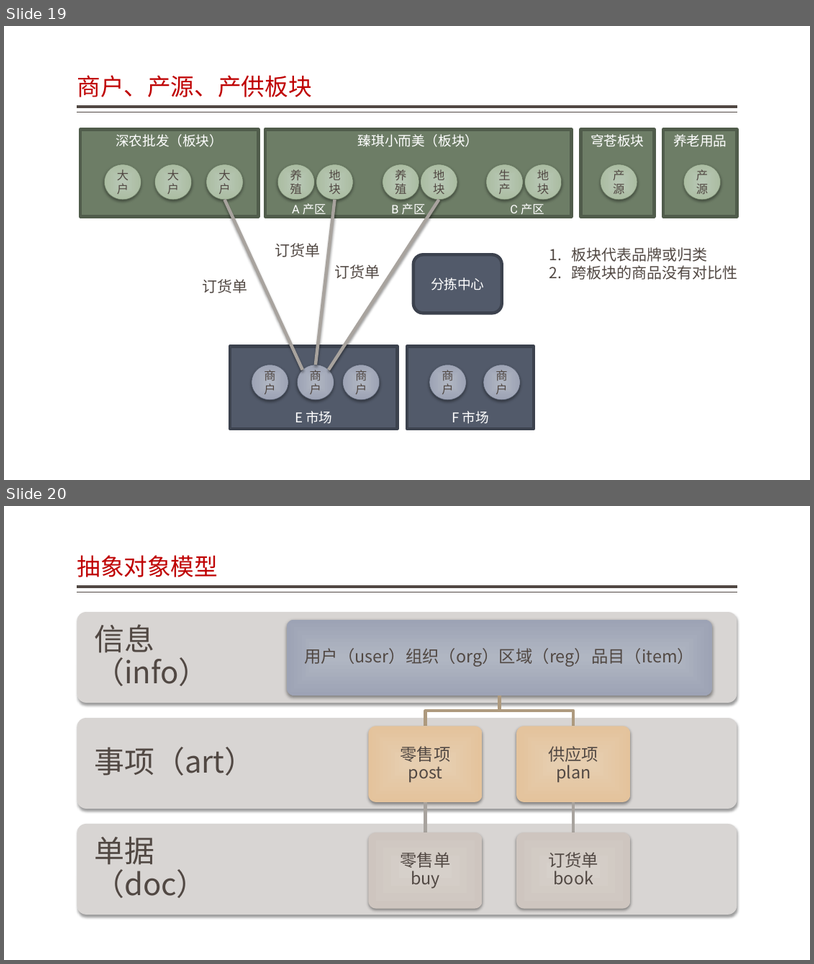
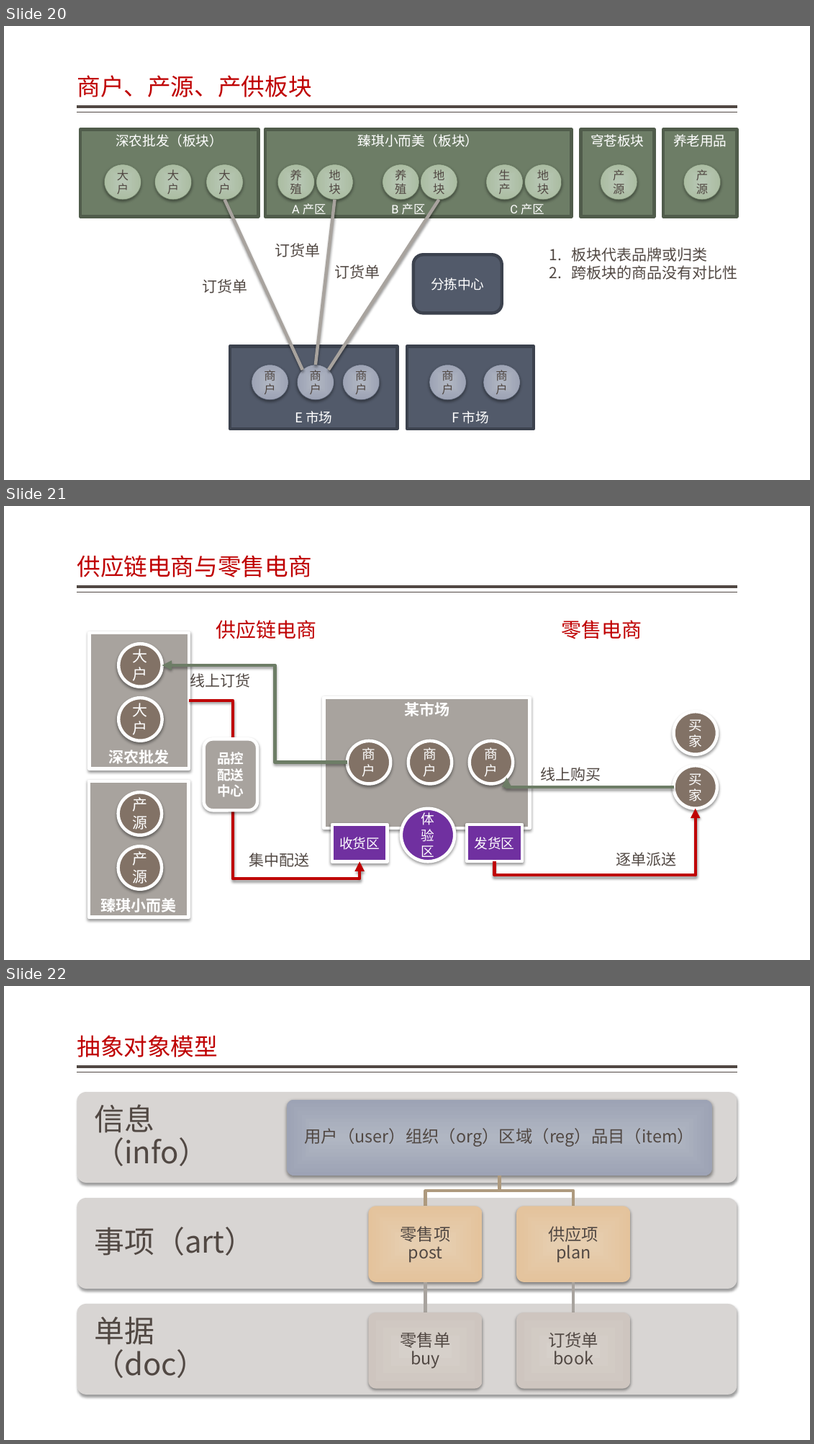
Before and after one commit to jzgi/chainsmart, a slide deck: Docs/品链应用参考设计.pptx. Shown one above the other, each under a label of ours: slides 19 and 20 before the commit, slides 20, 21 and 22 after it. The pictures are 814x964 and 814x1444 pixels, drawn with LibreOffice and Linux fonts; fonts in the diff are those of the drawing. Boxes give left, top, right and bottom in pixels: in the first picture for what was removed or moved away, otherwise in the second. Text is boxed around its words. In the diff, an @@ line names an element or a change of style, - is before the commit and + after.

```diff
--- a/Docs/品链应用参考设计.pptx
+++ b/Docs/品链应用参考设计.pptx
@@ slide 21 added at [4,506,810,960], background #FFFFFF; not listed: 2 template elements that a slide beside it also shows @@
@@ title added at [77,555,311,577], 28 pt, text #BF0102 @@
+供应链电商与零售电商
@@ rectangle added at [89,633,189,769], fill #A8A39E, outline #FFFFFF 3.82 pt, 18 pt, text #FFFFFF, bold @@
+深农批发
@@ text added at [216,620,316,639], 24 pt, text #BF0102 @@
+供应链电商
@@ text added at [562,620,643,639], 24 pt, text #BF0102 @@
+零售电商
@@ ellipse added at [119,644,162,687], fill #827266, outline #FFFFFF 3.82 pt, 18 pt, text #FFFFFF @@
+大户
@@ elbow arrow added from (347, 762) to (162, 665), #6D7D66 3.82 pt @@
@@ text added at [190,671,251,690], 18 pt, text #514843 @@
+线上订货
@@ ellipse added at [119,698,162,741], fill #827266, outline #FFFFFF 3.82 pt, 18 pt, text #FFFFFF @@
+大户
@@ rectangle added at [324,698,530,827], fill #A8A39E, outline #FFFFFF 3.82 pt, 18 pt, text #FFFFFF, bold @@
+某市场
@@ elbow arrow added from (189, 701) to (360, 861), #BF0102 3.82 pt @@
@@ ellipse added at [674,712,718,754], fill #827266, outline #FFFFFF 3.82 pt, 16 pt, text #FFFFFF @@
+买家
@@ rounded rectangle added at [204,739,258,811], fill #A8A39E, outline #FFFFFF 3.82 pt, 16 pt, text #FFFFFF, bold @@
+品控
+配送
+中心
@@ ellipse added at [347,741,391,784], fill #827266, outline #FFFFFF 3.82 pt, 16 pt, text #FFFFFF @@
+商户
@@ ellipse added at [409,741,453,784], fill #827266, outline #FFFFFF 3.82 pt, 16 pt, text #FFFFFF @@
+商户
@@ ellipse added at [470,741,513,784], fill #827266, outline #FFFFFF 3.82 pt, 16 pt, text #FFFFFF @@
+商户
@@ rectangle added at [89,780,188,917], fill #A8A39E, outline #FFFFFF 3.82 pt, 18 pt, text #FFFFFF, bold @@
+臻琪小而美
@@ elbow arrow added from (674, 787) to (507, 777), #6D7D66 3.82 pt @@
@@ text added at [540,767,601,781], 18 pt, text #514843 @@
+线上购买
@@ ellipse added at [674,765,718,808], fill #827266, outline #FFFFFF 3.82 pt, 16 pt, text #FFFFFF @@
+买家
@@ ellipse added at [118,792,162,835], fill #827266, outline #FFFFFF 3.82 pt, 18 pt, text #FFFFFF @@
+产源
@@ rectangle added at [332,824,388,861], fill #7030A0, outline #FFFFFF 3.82 pt, 16 pt, text #FFFFFF @@
+收货区
@@ ellipse added at [401,808,455,862], fill #7030A0, outline #FFFFFF 3.82 pt, 16 pt, text #FFFFFF @@
+体验区
@@ rectangle added at [468,824,522,861], fill #7030A0, outline #FFFFFF 3.82 pt, 16 pt, text #FFFFFF @@
+发货区
@@ elbow arrow added from (494, 861) to (696, 808), #BF0102 3.82 pt @@
@@ ellipse added at [118,846,162,889], fill #827266, outline #FFFFFF 3.82 pt, 18 pt, text #FFFFFF @@
+产源
@@ text added at [249,852,309,867], 18 pt, text #514843 @@
+集中配送
@@ text added at [617,852,677,866], 18 pt, text #514843 @@
+逐单派送
@@ what was slide 19 is now slide 20 @@
@@ what was slide 20 is now slide 22 @@
```
Also in this commit, not shown: 1 slide changed, 1 other slide added, 27 other files.
